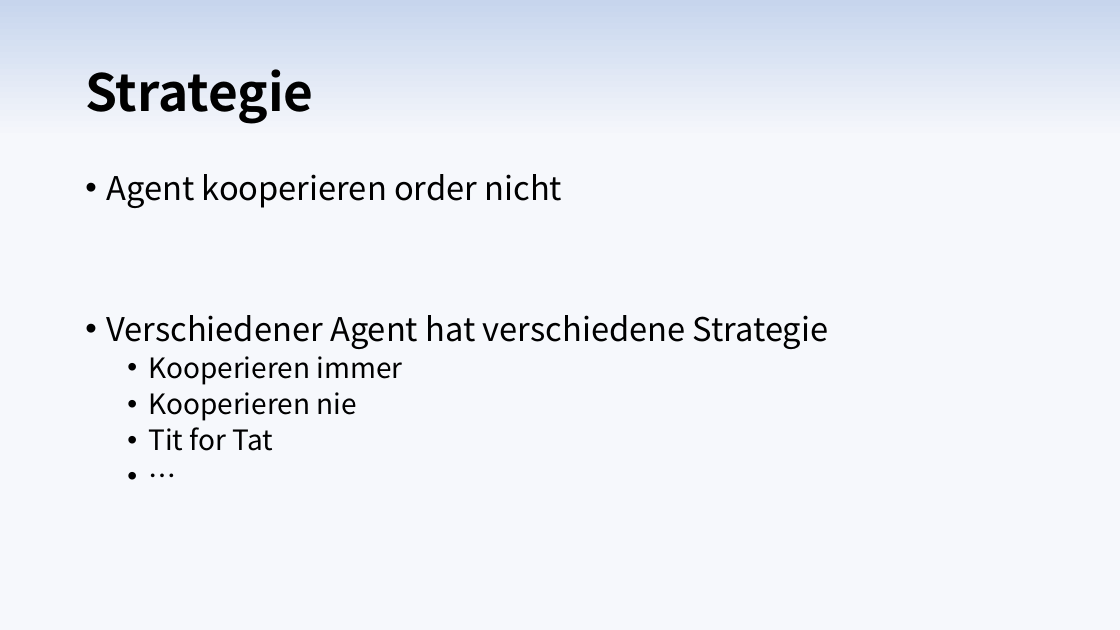
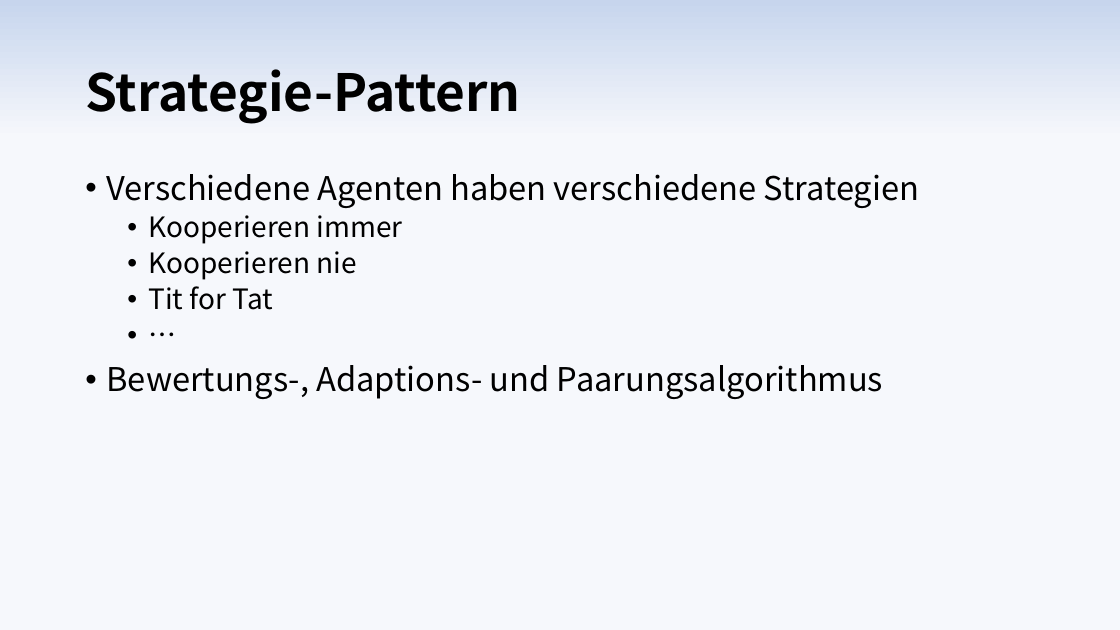
Before and after one commit to max-97/pse, a slide deck: slide 12 of Entwurf/Diagramme/Präsentation/Entwurfspraesentation.pptx (slide 11 before the commit). Drawn at 1120x630 pixels with LibreOffice and Linux fonts; fonts in the diff are those of the drawing. Boxes give left, top, right and bottom in pixels: in the first picture for what was removed or moved away, otherwise in the second. Text is boxed around its words. In the diff, an @@ line names an element or a change of style, - is before the commit and + after.

```diff
--- a/Entwurf/Diagramme/Präsentation/Entwurfspraesentation.pptx
+++ b/Entwurf/Diagramme/Präsentation/Entwurfspraesentation.pptx
@@ title at (85, 69, 520, 124): text changed @@
-Strategie
+Strategie-Pattern
@@ text at (106, 174, 919, 208): text changed @@
-• Agent kooperieren order nicht
-• Verschiedener Agent hat verschiedene Strategie
+• Verschiedene Agenten haben verschiedene Strategien
@@ text at (106, 365, 883, 399): paragraph added @@
+• Bewertungs-, Adaptions- und Paarungsalgorithmus
```
Also in this commit, not shown: 7 other slides changed, 5 slides added, 3 slides removed, 6 other files.
